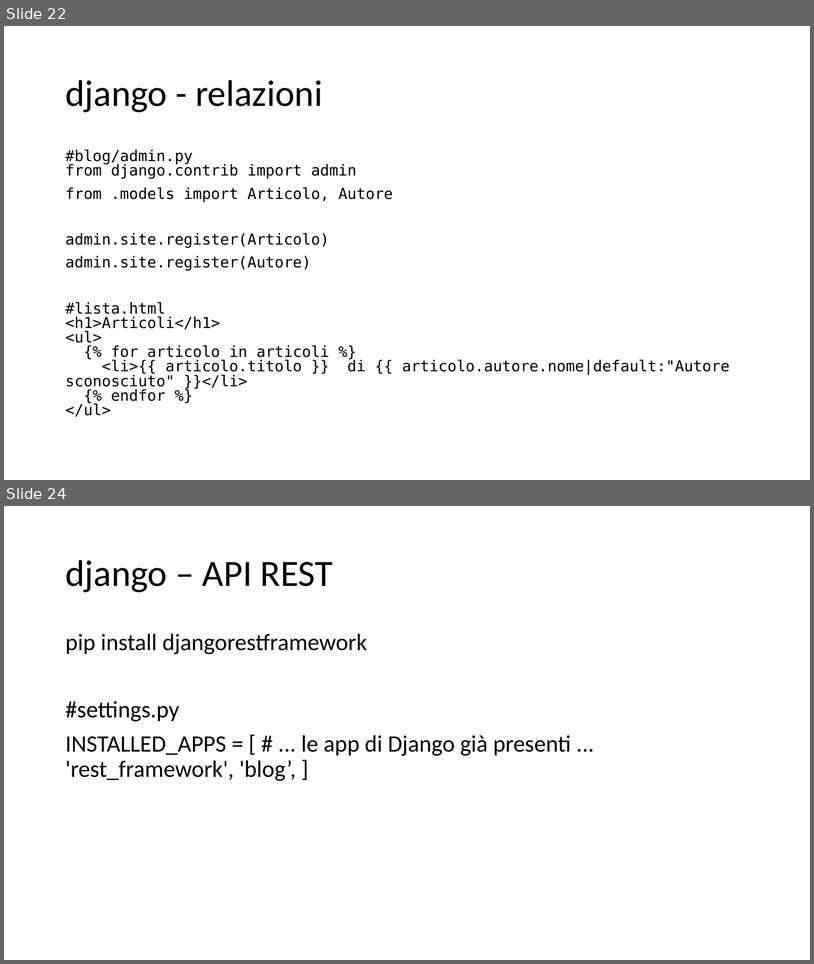
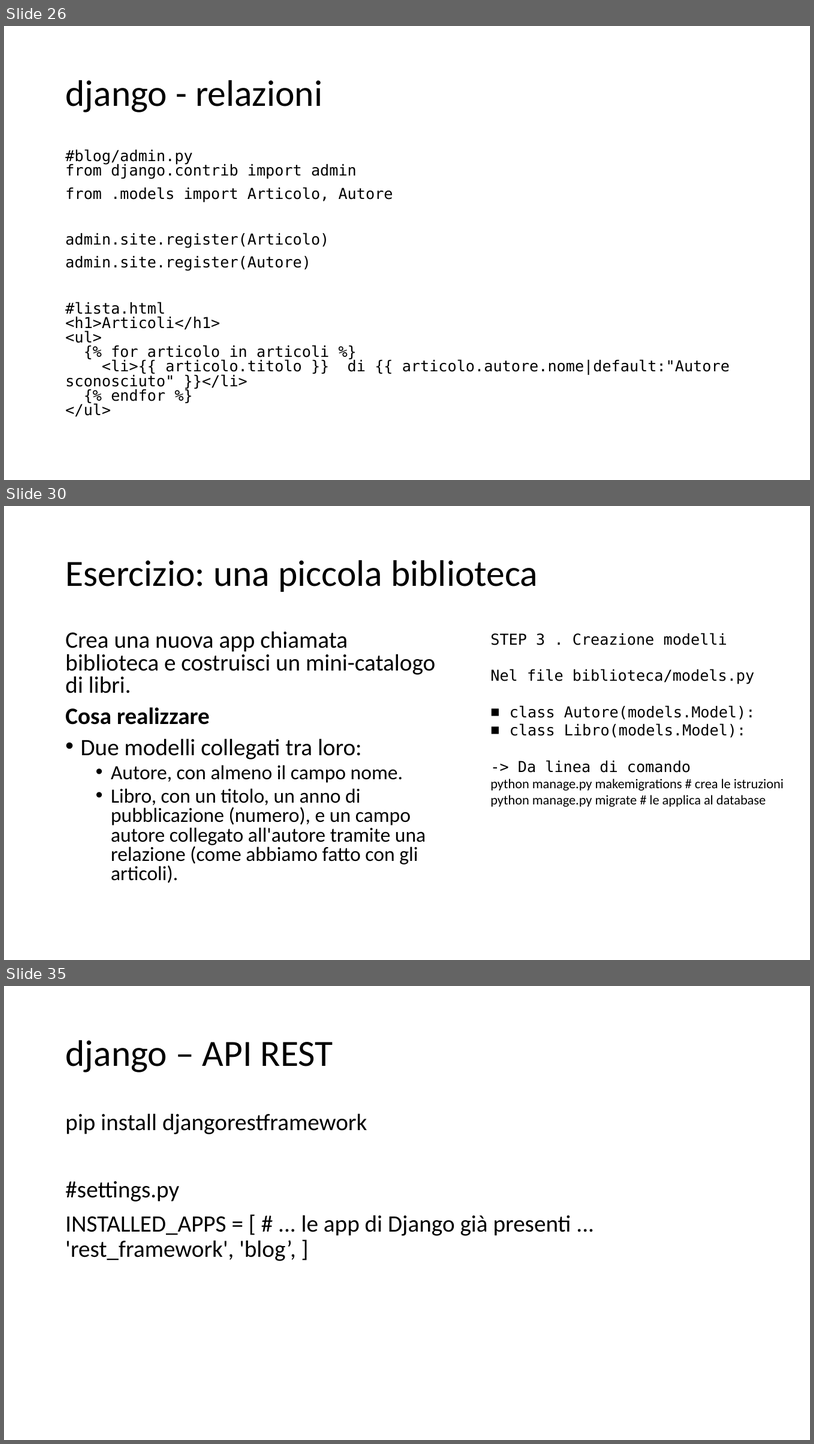
Before and after one commit to dipialx/Corso-Python, a slide deck: Lez4.pptx. Shown one above the other, each under a label of ours: slides 22 and 24 before the commit, slides 26, 30 and 35 after it; the slides between them are not shown. The pictures are 814x964 and 814x1444 pixels, drawn with LibreOffice and Linux fonts; fonts in the diff are those of the drawing. Boxes give left, top, right and bottom in pixels: in the first picture for what was removed or moved away, otherwise in the second. Text is boxed around its words. In the diff, an @@ line names an element or a change of style, - is before the commit and + after.

```diff
--- a/Lez4.pptx
+++ b/Lez4.pptx
@@ slide 30 added at (4, 506, 810, 960), background #FFFFFF @@
@@ title added at (65, 560, 538, 592), 44 pt, text #000000 @@
+Esercizio: una piccola biblioteca
@@ text added at (65, 631, 435, 883), 24 pt, text #000000 @@
+Crea una nuova app chiamata biblioteca e costruisci un mini-catalogo di libri.
+Cosa realizzare
+• Due modelli collegati tra loro:
+  • Autore, con almeno il campo nome.
+  • Libro, con un titolo, un anno di pubblicazione (numero), e un campo autore collegato all'autore tramite una relazione (come abbiamo fatto con gli articoli).
@@ text added at (491, 633, 784, 807), 18 pt, text #000000 @@
+STEP 3 . Creazione modelli
+Nel file biblioteca/models.py
+■ class Autore(models.Model):
+■ class Libro(models.Model):
+-> Da linea di comando
+python manage.py makemigrations # crea le istruzioni
+python manage.py migrate # le applica al database
@@ what was slide 22 is now slide 26 @@
@@ what was slide 24 is now slide 35 @@
```
Also in this commit, not shown: 2 slides changed, 11 other slides added, 3 other files.
